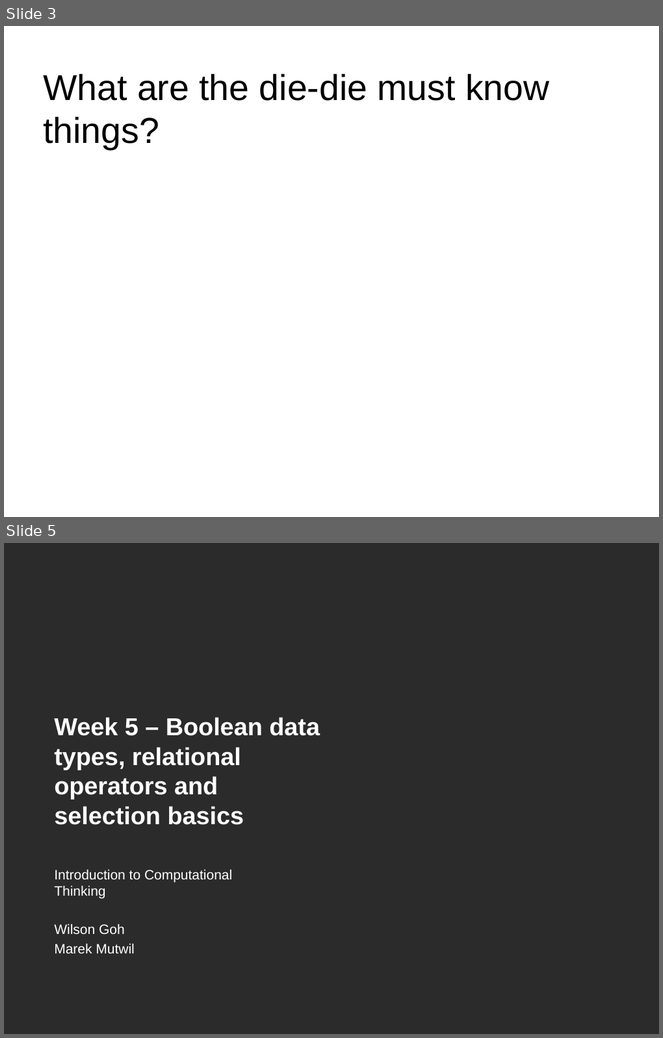
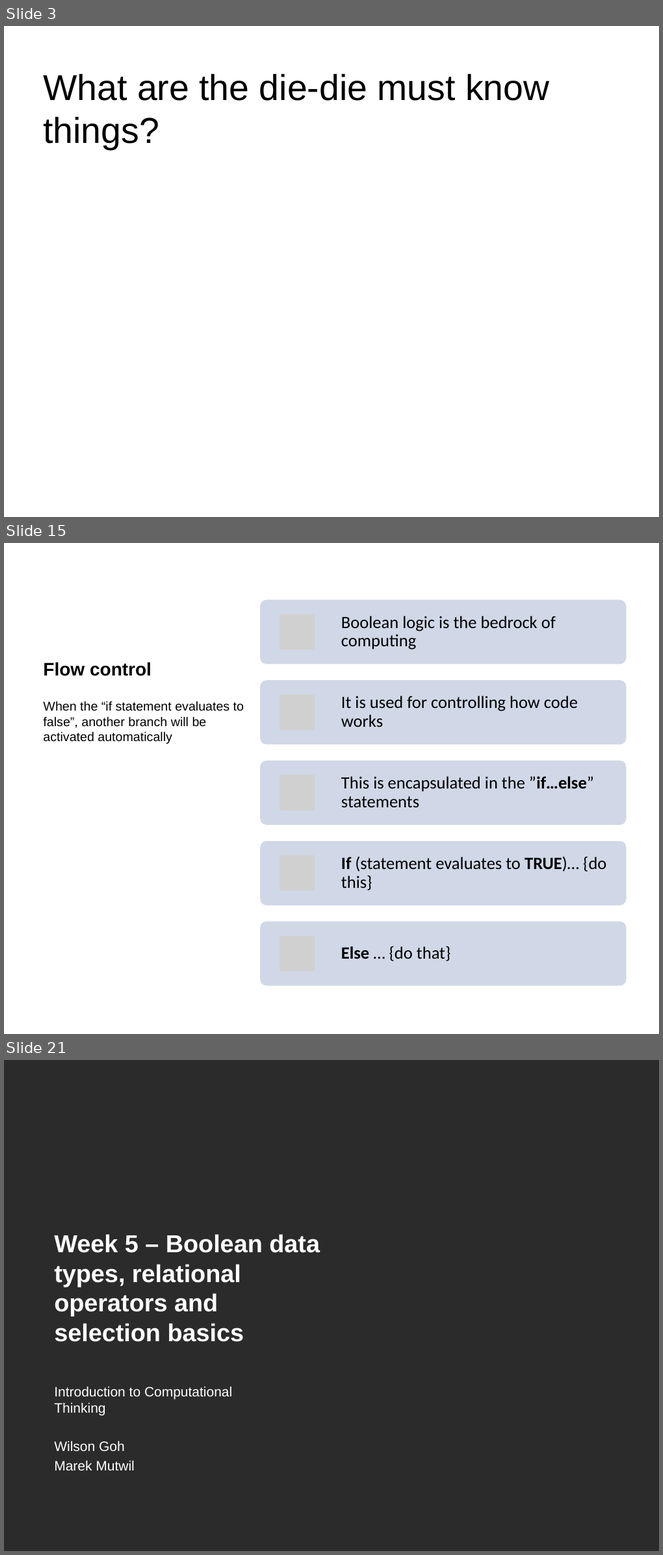
Before and after one commit to gohwils/biodatascience, a slide deck: BS1009/Week5_Tut_OperatorsSelection_sol_slides.pptx. Shown one above the other, each under a label of ours: slides 3 and 5 before the commit, slides 3, 15 and 21 after it; the slides between them are not shown. The pictures are 663x1038 and 663x1555 pixels, drawn with LibreOffice and Linux fonts; fonts in the diff are those of the drawing; grey boxes stand for pictures; background and template pictures are left out; a plain dark background stands for a picture behind light text. Boxes give left, top, right and bottom in pixels: in the first picture for what was removed or moved away, otherwise in the second. Text is boxed around its words. In the diff, an @@ line names an element or a change of style, - is before the commit and + after.

```diff
--- a/BS1009/Week5_Tut_OperatorsSelection_sol_slides.pptx
+++ b/BS1009/Week5_Tut_OperatorsSelection_sol_slides.pptx
@@ slide 15 added at (4, 543, 659, 1034), background #FFFFFF @@
@@ title added at (43, 662, 152, 676), 20 pt, text #000000, bold @@
+Flow control
@@ text added at (43, 701, 244, 744), 14 pt, text #000000 @@
+When the “if statement evaluates to false”, another branch will be activated automatically
@@ group added at (260, 600, 627, 986): 5 rounded rectangles, 5 pictures, 5 texts @@
+Boolean logic is the bedrock of computing
+It is used for controlling how code works
+This is encapsulated in the ”if…else” statements
+If (statement evaluates to TRUE)… {do this}
+Else … {do that}
@@ what was slide 5 is now slide 21 @@
```
Also in this commit, not shown: 1 slide changed, 20 other slides added.
